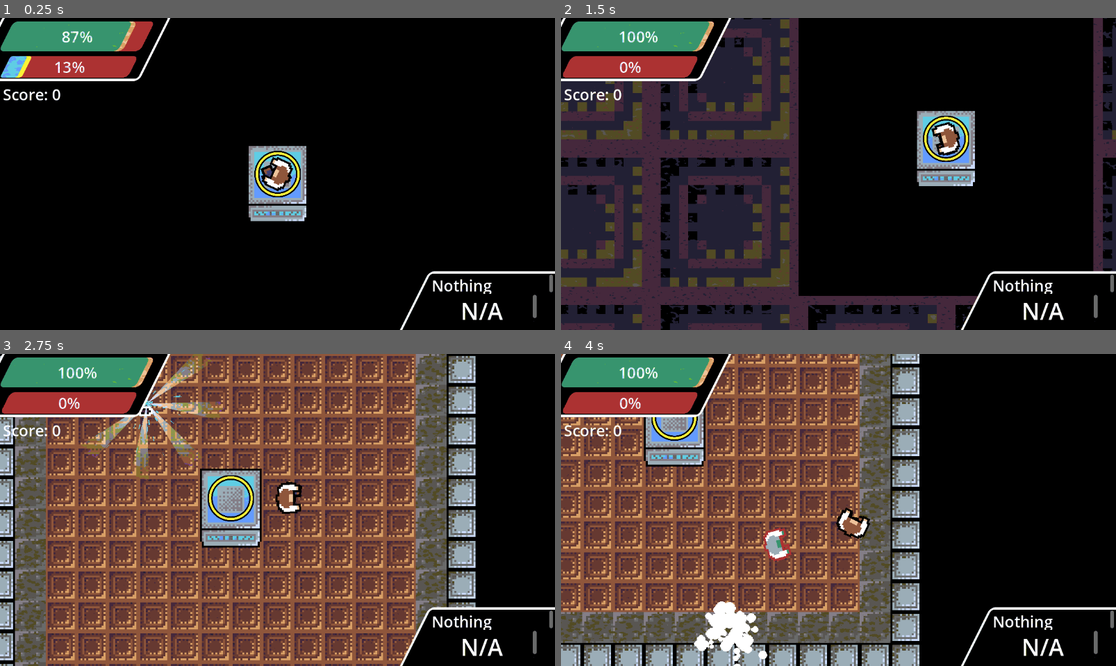
Above: before the commit, frames 1-4 (two rows, left to right).
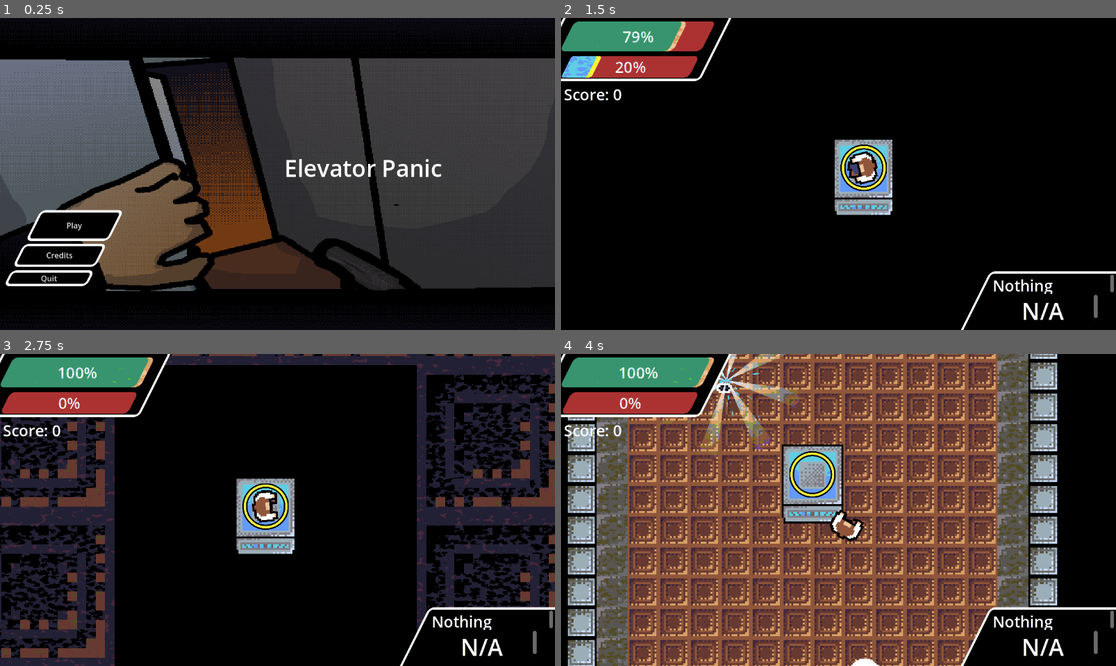
Above: after the commit, the same moments.

Repository: DriftWare07/gdod-jam-25
Game: Godot game, scene res://scenes/menu.tscn
Same seed, same stepped clock (60 frames per second), same inputs: the game is played once before the commit and once after it. Before the commit the project starts from res://scenes/main.tscn.
Inputs (mouse positions are in pixels of both pictures, inside the frame that each line leads up to):
- Up to frame 1 (0.25 s): no input
- Up to frame 2 (1.5 s): click (622, 255) at 0.5 s, where only the run after the commit has a clickable "Credits"; click (633, 227) at 1.25 s, where only the run after the commit has a clickable "Play"
- Up to frame 3 (2.75 s): move the mouse to (399, 494) at 2.02 s; press the mouse at (399, 494) at 2.03 s; hold D (right) from 2.03 s (still down)
- Up to frame 4 (4 s): move the mouse to (727, 525) at 2.77 s; release D (right) at 2.78 s; release the mouse at (727, 525) at 2.78 s; hold S (down) 2.78-3.53 s; click (727, 525) at 2.85 s; move the mouse to (894, 441) at 3.52 s; press the mouse at (894, 441) at 3.53 s; hold D (right) from 3.53 s (still down)

The runs differ from the first frame. In frame 1, 69% of the frame differs, in the area x 0-100%, y 0-100%; in frame 2, 46%; in frame 3, 84%; in frame 4, 70%.

Commit message:
Main menu added
sorry bro it had to be done

Diff:
--- /dev/null
+++ b/gdod-jam-25/assets/shaders/bubbles.gdshader
@@ -0,0 +1,41 @@
+shader_type canvas_item;
+
+uniform vec4 bottom_color: source_color = vec4(1.0);
+uniform vec4 top_color: source_color = vec4(vec3(0.0), 1.0);
+
+uniform sampler2D tex;
+uniform int layer_count: hint_range(2, 80, 1);
+uniform float time_scale: hint_range(0.0, 1.0) = 0.2;
+uniform float base_intensity: hint_range(0.0, 1.0) = 0.5;
+uniform float size: hint_range(0.00001, 1.0) = 0.1;
+
+
+vec4 lerp(vec4 a, vec4 b, float w) {
+	return a + w * (b - a);
+}
+
+
+float fmod(float x, float y) {
+	return x - floor(x / y) * y;
+}
+
+
+float rand(float n){return fract(sin(n) * 43758.5453123);}
+
+
+bool cloud_layer(float x, float y, float h) {
+	return y - sqrt((1.0 - pow(y - h, 2.0))) * base_intensity * texture(tex, vec2(fmod(x / size + rand(h), 1.0), fmod(y / size - TIME * time_scale, 1.0))).r < h;
+}
+
+
+void fragment() {
+	float y = 1.0 - UV.y;
+
+	for (int i = 0; i < layer_count; i++) {
+		float h = float(i) / float(layer_count - 1);
+		if (cloud_layer(UV.x, y, h)) {
+			COLOR = lerp(bottom_color, top_color, h);
+			break;
+		}
+	}
+}
--- a/gdod-jam-25/project.godot
+++ b/gdod-jam-25/project.godot
@@ -11,7 +11,7 @@
 [application]
 
 config/name="gdod jam 25"
-run/main_scene="res://scenes/main.tscn"
+run/main_scene="uid://cqg8koeuspqkc"
 config/features=PackedStringArray("4.4", "Forward Plus")
 config/icon="res://icon.svg"
 
@@ -19,11 +19,6 @@
 
 Shaker="*res://addons/shaker/src/Shaker.gd"
 Global="*res://scripts/global.gd"
-
-[display]
-
-window/stretch/aspect="keep_height"
-window/stretch/scale_mode="integer"
 
 [editor_plugins]
 
--- a/gdod-jam-25/scenes/enemies/robot/robot.tscn
+++ b/gdod-jam-25/scenes/enemies/robot/robot.tscn
@@ -98,7 +98,7 @@
 iframes = 0.0
 
 [node name="attackTimer" type="Timer" parent="."]
-wait_time = 3.0
+wait_time = 1.5
 autostart = true
 
 [node name="groan" type="AudioStreamPlayer2D" parent="."]
--- /dev/null
+++ b/gdod-jam-25/scenes/menu.tscn
@@ -0,0 +1,120 @@
+[gd_scene load_steps=5 format=3 uid="uid://cqg8koeuspqkc"]
+
+[ext_resource type="Theme" uid="uid://2bek0awd3xii" path="res://assets/main_theme.tres" id="1_vjb58"]
+[ext_resource type="Texture2D" uid="uid://cvih0dgaufff6" path="res://assets/P1140690.png" id="1_yqeox"]
+[ext_resource type="Script" uid="uid://s68dshxmqcdh" path="res://scripts/main_menu.gd" id="2_mhnvy"]
+[ext_resource type="AudioStream" uid="uid://b0wwvfswbwjq4" path="res://assets/sounds/hurt sounds/MUSCPerc_Gong, Raw, Stinger, Drone 22_344 Audio_Cymbals From Hell Vol 2.wav" id="3_con2f"]
+
+[node name="CanvasLayer" type="CanvasLayer"]
+
+[node name="Control" type="Control" parent="."]
+layout_mode = 3
+anchors_preset = 15
+anchor_right = 1.0
+anchor_bottom = 1.0
+grow_horizontal = 2
+grow_vertical = 2
+theme = ExtResource("1_vjb58")
+script = ExtResource("2_mhnvy")
+
+[node name="TextureRect" type="TextureRect" parent="Control"]
+modulate = Color(0.513233, 0.513233, 0.513233, 1)
+layout_mode = 2
+anchor_right = 1.0
+anchor_bottom = 1.0
+offset_right = 13.3333
+grow_horizontal = 2
+grow_vertical = 2
+texture = ExtResource("1_yqeox")
+expand_mode = 2
+
+[node name="Camera2D" type="Camera2D" parent="Control"]
+anchor_mode = 0
+
+[node name="buttons" type="Control" parent="Control"]
+layout_mode = 1
+anchor_left = 0.06
+anchor_top = 0.616
+anchor_right = 0.209
+anchor_bottom = 0.931
+offset_left = -0.120003
+offset_top = -0.16803
+offset_right = 0.231995
+offset_bottom = -0.288025
+grow_vertical = 0
+
+[node name="start" type="Button" parent="Control/buttons"]
+custom_minimum_size = Vector2(64, 64)
+layout_mode = 2
+offset_right = 172.0
+offset_bottom = 64.0
+text = "Play"
+
+[node name="credits" type="Button" parent="Control/buttons"]
+custom_minimum_size = Vector2(64, 48)
+layout_mode = 2
+offset_left = -31.0
+offset_top = 70.0
+offset_right = 141.0
+offset_bottom = 118.0
+text = "Credits"
+
+[node name="quit" type="Button" parent="Control/buttons"]
+custom_minimum_size = Vector2(64, 32)
+layout_mode = 2
+offset_left = -53.0
+offset_top = 125.0
+offset_right = 119.0
+offset_bottom = 157.0
+text = "Quit
+"
+
+[node name="RichTextLabel" type="RichTextLabel" parent="Control"]
+layout_mode = 1
+anchors_preset = -1
+anchor_left = 0.431
+anchor_top = 0.364
+anchor_right = 0.878
+anchor_bottom = 0.599
+offset_left = -0.512024
+offset_top = 0.127991
+offset_right = -0.456055
+offset_bottom = -0.152039
+theme_override_font_sizes/normal_font_size = 48
+text = "Elevator Panic"
+horizontal_alignment = 1
+vertical_alignment = 1
+
+[node name="credits" type="Panel" parent="Control"]
+visible = false
+layout_mode = 0
+offset_left = 254.0
+offset_top = 397.0
+offset_right = 645.0
+offset_bottom = 558.0
+
+[node name="credittext" type="RichTextLabel" parent="Control/credits"]
+layout_mode = 1
+anchors_preset = -1
+anchor_left = 0.125
+anchor_top = 0.075
+anchor_right = 0.125
+anchor_bottom = 0.075
+offset_left = 0.125
+offset_top = -0.0750008
+offset_right = 288.125
+offset_bottom = 135.925
+theme_override_font_sizes/normal_font_size = 16
+text = "A computer game by Alex
+Programming: Alex and Inaya
+Music by: Greyson
+SFX by: freesound and soniss
+"
+
+[node name="menu theme" type="AudioStreamPlayer2D" parent="."]
+stream = ExtResource("3_con2f")
+autoplay = true
+
+[connection signal="pressed" from="Control/buttons/start" to="Control" method="_on_start_pressed"]
+[connection signal="pressed" from="Control/buttons/credits" to="Control" method="_on_credits_pressed"]
+[connection signal="pressed" from="Control/buttons/quit" to="Control" method="_on_quit_pressed"]
--- a/gdod-jam-25/scenes/player/player.gd
+++ b/gdod-jam-25/scenes/player/player.gd
@@ -111,3 +111,7 @@
 func _on_animation_player_animation_finished(anim_name: StringName) -> void:
 	if anim_name == "fall":
 		finish_fall()
+
+
+func _on_to_menu_pressed() -> void:
+	get_tree().change_scene_to_file("res://scenes/menu.tscn")
--- a/gdod-jam-25/scenes/player/player.tscn
+++ b/gdod-jam-25/scenes/player/player.tscn
@@ -351,9 +351,9 @@
 [node name="restart" type="Button" parent="CanvasLayer/Control/gameover"]
 layout_mode = 1
 anchors_preset = -1
-anchor_left = 0.486
+anchor_left = 0.357528
 anchor_top = 0.715
-anchor_right = 0.486
+anchor_right = 0.357528
 anchor_bottom = 0.715
 offset_left = -139.872
 offset_top = -47.32
@@ -361,6 +361,22 @@
 offset_bottom = 47.68
 theme_override_font_sizes/font_size = 32
 text = "Again!"
+metadata/_edit_use_anchors_ = true
+
+[node name="toMenu" type="Button" parent="CanvasLayer/Control/gameover"]
+layout_mode = 1
+anchors_preset = -1
+anchor_left = 0.611
+anchor_top = 0.715
+anchor_right = 0.611
+anchor_bottom = 0.715
+offset_left = -139.872
+offset_top = -47.32
+offset_right = 139.128
+offset_bottom = 47.68
+theme_override_font_sizes/font_size = 32
+text = "Nah...
+"
 metadata/_edit_use_anchors_ = true
 
 [node name="compress" type="ColorRect" parent="CanvasLayer/Control"]
@@ -433,6 +449,7 @@
 
 [connection signal="timeout" from="firetimer" to="." method="_on_firetimer_timeout"]
 [connection signal="pressed" from="CanvasLayer/Control/gameover/restart" to="." method="_on_restart_pressed"]
+[connection signal="pressed" from="CanvasLayer/Control/gameover/toMenu" to="." method="_on_to_menu_pressed"]
 [connection signal="animation_finished" from="CanvasLayer/Control/AnimationPlayer" to="." method="_on_animation_player_animation_finished"]
 [connection signal="damaged" from="Health_Component" to="hurtsound" method="play"]
 [connection signal="dead" from="Health_Component" to="." method="_on_health_component_dead"]
--- /dev/null
+++ b/gdod-jam-25/scripts/main_menu.gd
@@ -0,0 +1,14 @@
+extends Control
+
+
+func _on_start_pressed() -> void:
+	get_tree().change_scene_to_file("res://scenes/main.tscn")
+
+
+func _on_quit_pressed() -> void:
+	get_tree().quit()
+
+
+func _on_credits_pressed() -> void:
+	if $credits.visible: $credits.hide()
+	else: $credits.show()
Binary file added: gdod-jam-25/assets/P1140690.png
Not shown, added: gdod-jam-25/assets/P1140690.png.import
Not shown, added: gdod-jam-25/assets/Sci-Fi_Drone_11.wav.import
Not shown, added: gdod-jam-25/assets/shaders/bubbles.gdshader.uid
Not shown, added: gdod-jam-25/assets/sounds/hurt sounds/MUSCPerc_Gong, Raw, Stinger, Drone 22_344 Audio_Cymbals From Hell Vol 2.wav.import
Not shown, added: gdod-jam-25/scripts/main_menu.gd.uid
Not shown, added: gdod-jam-25/assets/Sci-Fi_Drone_11.wav
Not shown, added: gdod-jam-25/assets/sounds/hurt sounds/MUSCPerc_Gong, Raw, Stinger, Drone 22_344 Audio_Cymbals From Hell Vol 2.wav
